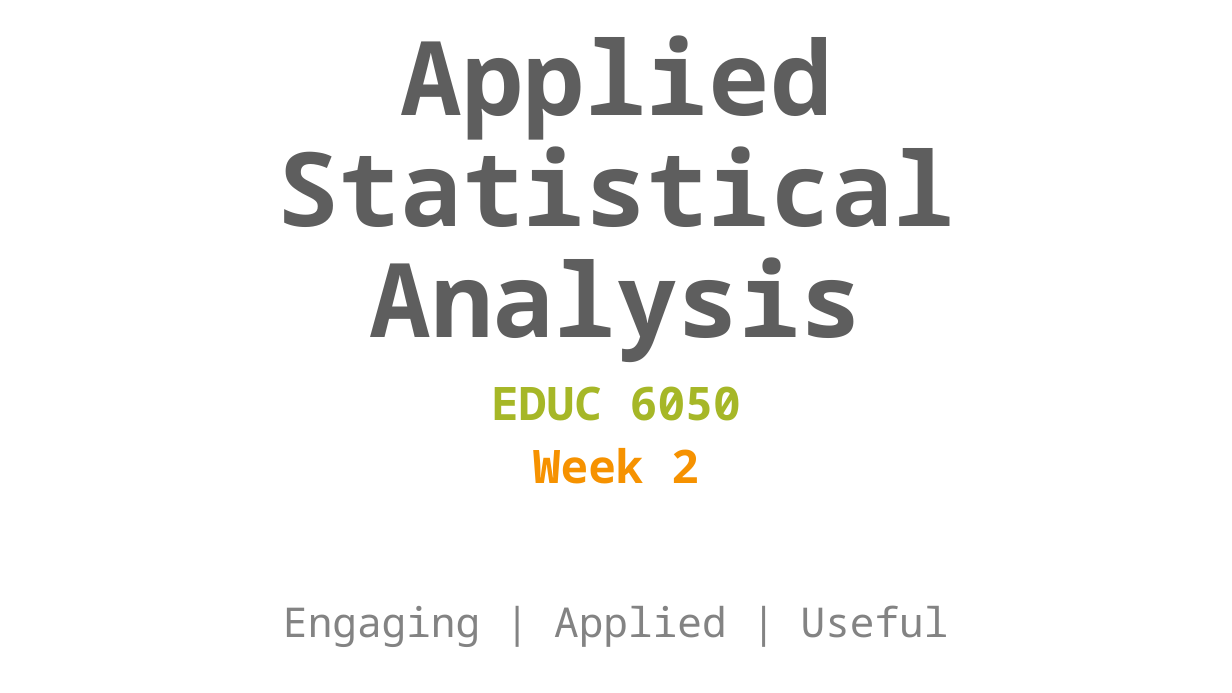
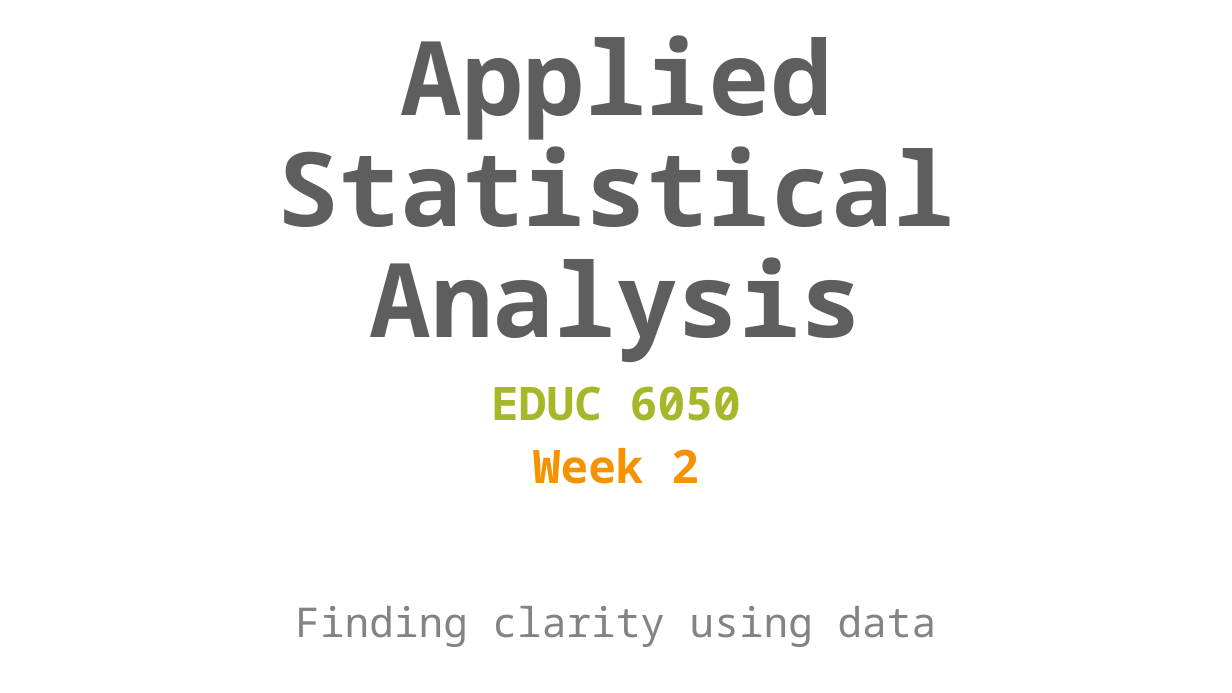
Before and after one commit to TysonStanley/EDU-6050, a slide deck: slide 1 of Slides/02_EDUC_6050_2018.pptx. Drawn at 1232x693 pixels with LibreOffice and Linux fonts; fonts in the diff are those of the drawing. Boxes give left, top, right and bottom in pixels: in the first picture for what was removed or moved away, otherwise in the second. Text is boxed around its words. In the diff, an @@ line names an element or a change of style, - is before the commit and + after.

Commit message:
updated slides

```diff
--- a/Slides/02_EDUC_6050_2018.pptx
+++ b/Slides/02_EDUC_6050_2018.pptx
@@ text at box(295, 606, 937, 647): text changed @@
-Engaging | Applied | Useful
+Finding clarity using data
```
Also in this commit, not shown: 4 other slides changed, 10 slides added, 1 slide removed, 1 other file.
